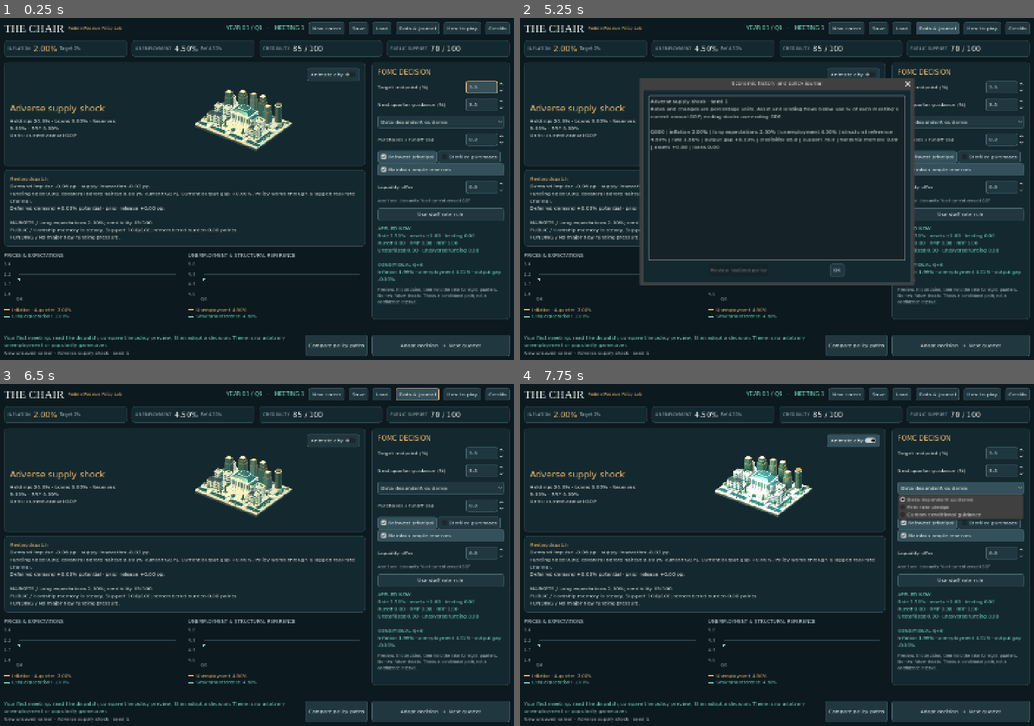
Above: before the commit, frames 1-4 (two rows, left to right).
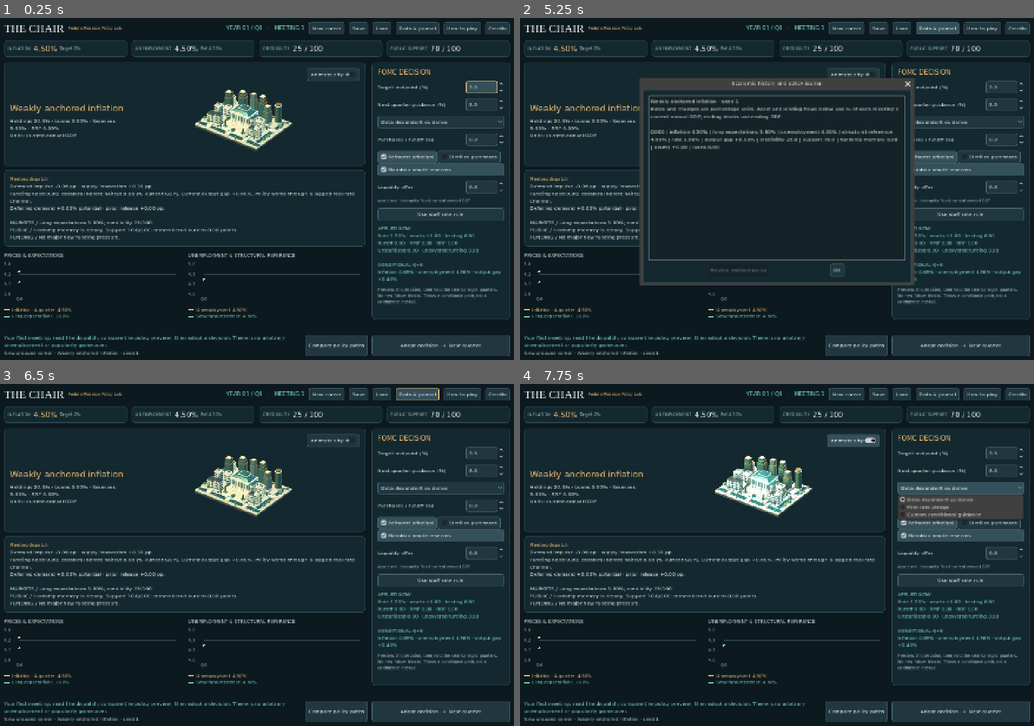
Above: after the commit, the same moments.

Repository: ihearttokyo/fed-chairman-game
Game: Godot game, scene res://main.tscn
Same seed, same stepped clock (60 frames per second), same inputs: the game is played once before the commit and once after it.
Inputs:
- Up to frame 1 (0.25 s): no input
- Up to frame 2 (5.25 s): click "How to play" at 0.5 s; click "New career" at 1.25 s; click "New career" at 2 s; click "Adopt decision → Next quarter" at 2.75 s; click "Adopt decision → Next quarter" at 3.5 s; click "OK" at 4.25 s; click "Data & journal" at 5 s
- Up to frame 3 (6.5 s): click "OK" at 5.75 s
- Up to frame 4 (7.75 s): click "Animate city" at 6.5 s; click "Data-dependent guidance" at 7.25 s

The runs differ from the first frame. In frame 1, 0.5% of the frame differs, in the area x 0-91%, y 8-99%; in frame 2, 0.5%; in frame 3, 0.5%; in frame 4, 0.5%.

Commit message:
Default play to a qualified inflation credibility challenge

Diff:
--- a/game/play/main.gd
+++ b/game/play/main.gd
@@ -131,7 +131,7 @@
 		charts.append(chart)
 		keyboard_controls.append(chart)
 	_build_policy(body, actions)
-	_start_career("supply_shock", 1)
+	_start_career("unanchored_inflation", 1)
 	keyboard_controls.append(scroll)
 	_link_focus(_keyboard_focus_order())
 	rate.get_line_edit().grab_focus.call_deferred()
@@ -788,10 +788,12 @@
 	for case_id in career.cases:
 		scenario.add_item(career.cases[case_id].label)
 		scenario.set_item_metadata(scenario.item_count - 1, case_id)
+		if case_id == "unanchored_inflation":
+			scenario.select(scenario.item_count - 1)
 	box.add_child(scenario)
 	seed_input = _spin(box, "Scenario seed", 1, 2147483647, 1, "Same scenario and seed reproduce the path within the same engine and model.")
 	seed_input.value = 1
-	_label(box, "Start with the baseline or supply shock. Weakly anchored inflation is a long recovery. Recurring crises adds unpredictable later episodes.", 13, MUTED)
+	_label(box, "Default challenge: weakly anchored inflation; holding rates prolongs inflation.\nBaseline and supply shock are practice labs. Recurring crises adds later episodes.", 13, MUTED)
 	dialog.confirmed.connect(func():
 		_apply_input(seed_input)
 		_start_career(scenario.get_item_metadata(scenario.selected), int(seed_input.value))
--- /dev/null
+++ b/game/tests/challenge_test.gd
@@ -0,0 +1,83 @@
+extends SceneTree
+
+const Career = preload("res://play/career.gd")
+const SEEDS := [0, 1, 2, 3, 4, 5, 6, 7, 8, 9, 10, 11, 12, 13, 14, 15,
+	101, 137, 211, 307, 401, 509, 613, 719, 823, 929, 1031, 1151, 1277, 1429, 1559, 1723]
+var failures := 0
+
+func check(condition: bool, message: String) -> void:
+	if not condition:
+		failures += 1
+		printerr("FAIL: " + message)
+
+func _initialize() -> void:
+	call_deferred("run")
+
+func recovered_state(s: Dictionary) -> bool:
+	return abs(s.four_quarter_inflation_pct - 2.0) <= 1.0 and abs(s.output_gap_pct) <= 1.0 \
+		and s.unemployment_rate_pct <= s.structural_unemployment_pct + 1.5
+
+func run() -> void:
+	var boundary := {"four_quarter_inflation_pct": 3.0, "output_gap_pct": -1.0,
+		"unemployment_rate_pct": 6.0, "structural_unemployment_pct": 4.5}
+	check(recovered_state(boundary), "established recovery bands include their boundaries")
+	boundary.unemployment_rate_pct += 0.000001
+	check(not recovered_state(boundary), "balanced prices and output cannot hide excess unemployment")
+	var game = load("res://main.tscn").instantiate()
+	root.add_child(game)
+	await process_frame
+	check(game.career.scenario_id == "unanchored_inflation", "startup uses the inflation-credibility challenge, not a quiet lab")
+	var preserved: PackedByteArray = game.career.encode()
+	game._new_dialog()
+	check(game.scenario.get_item_metadata(game.scenario.selected) == "unanchored_inflation", "New defaults to the challenge without replacing active play")
+	check(game.scenario.item_count == game.career.cases.size() and game.career.cases.has("base"), "all laboratory scenarios remain available")
+	check(game.career.encode() == preserved, "opening the chooser preserves unsaved play")
+	var dialog: AcceptDialog = game.get_child(game.get_child_count() - 1)
+	dialog.get_ok_button().pressed.emit()
+	check(game.career.scenario_id == "unanchored_inflation" and game.career.seed_value == 1, "untouched New commits the actual seed1 challenge")
+	await process_frame
+	game.free()
+
+	var costs := {"hold": [], "feedback": []}
+	var recovered := {"hold": 0, "feedback": 0}
+	for seed_number in SEEDS:
+		var paths := [Career.new(), Career.new()]
+		for career in paths:
+			check(career.start("unanchored_inflation", seed_number).ok, "challenge starts seed%d" % seed_number)
+		check(paths[0].shocks == paths[1].shocks, "paired policies face identical seeded shocks")
+		for index in range(paths.size()):
+			var career = paths[index]
+			var kind: String = "hold" if index == 0 else "feedback"
+			var cost := 0.0
+			for quarter in range(96):
+				var result: Dictionary = career.advance(career.model.benchmark_policy(career.state, career.params, kind))
+				if not result.ok:
+					check(false, "%s seed%d Q%d: %s" % [kind, seed_number, quarter + 1, result.error])
+					break
+				cost += abs(career.state.four_quarter_inflation_pct - 2.0) + maxf(0.0, career.state.unemployment_rate_pct - career.state.structural_unemployment_pct)
+			check(career.state.quarter_index == 96 and is_finite(cost), "both strategies reach96 without resets or numerical failure")
+			var inside := recovered_state(career.state)
+			recovered[kind] += int(inside)
+			costs[kind].append(cost)
+			print("CHALLENGE seed%d %s cumulative_miss=%.6f recovered=%s inflation=%.6f gap=%.6f" % [seed_number, kind, cost, inside, career.state.four_quarter_inflation_pct, career.state.output_gap_pct])
+			if seed_number == 1:
+				check(inside if kind == "feedback" else not inside, "seed1 is recoverable with active policy, not passive advance")
+				var replay := Career.new()
+				check(replay.restore(bytes_to_var(career.encode())).ok and replay.history == career.history, "both seed1 paths replay losslessly")
+				var before: PackedByteArray = career.encode()
+				var policy: Dictionary = career.model.benchmark_policy(career.state, career.params, kind)
+				var preview: Dictionary = career.forecast(policy)
+				career.shocks[100].supply_innovation_pct = 9.0
+				check(career.forecast(policy) == preview and career.state == replay.state, "challenge forecast cannot inspect unknown future inputs or mutate the economy")
+				check(career.restore(bytes_to_var(before)).ok, "forecast probe restores exactly without save-file writes")
+	for kind in costs:
+		costs[kind].sort()
+	var held_median: float = (costs.hold[15] + costs.hold[16]) / 2.0
+	var active_median: float = (costs.feedback[15] + costs.feedback[16]) / 2.0
+	check(held_median > 96.0, "passive median mandate miss is material, not roundoff or quiet equilibrium")
+	check(active_median < 0.8 * held_median, "active policy reduces median cumulative mandate miss by at least20percent")
+	check(recovered.feedback >= 16 and recovered.hold <= 8, "challenge is recoverable without rewarding passive advance")
+	print("CHALLENGE SUMMARY seeds=32 quarters=96 hold_median=%.6f feedback_median=%.6f recovered=%s" % [held_median, active_median, recovered])
+	if failures == 0:
+		print("PASS: default challenge,32 paired careers, policy-sensitive recovery and exact replay")
+	quit(1 if failures else 0)
--- a/game/tests/keyboard_test.gd
+++ b/game/tests/keyboard_test.gd
@@ -217,8 +217,8 @@
 	await key(root, KEY_N, true)
 	chooser = game.get_child(game.get_child_count() - 1) as AcceptDialog
 	await key(chooser, KEY_SPACE)
-	await key(game.scenario.get_popup(), KEY_DOWN)
-	await key(game.scenario.get_popup(), KEY_DOWN)
+	await key(game.scenario.get_popup(), KEY_UP)
+	await key(game.scenario.get_popup(), KEY_UP)
 	await key(game.scenario.get_popup(), KEY_ENTER)
 	await key(chooser, KEY_TAB)
 	await key(chooser, KEY_A, true)
--- a/game/tests/ui_test.gd
+++ b/game/tests/ui_test.gd
@@ -915,7 +915,7 @@
 	check(game.seed_input.tooltip_text.contains("scenario and seed") and game.seed_input.tooltip_text.contains("same engine and model"), "seed tooltip qualifies every input needed to reproduce the path")
 	check(game.career.encode() == before_new and game._policy() == staged_before_new, "opening seeded disclosure leaves the active career and staged policy unchanged")
 	dialog.get_ok_button().pressed.emit()
-	check(game.career.seed_value == 1 and game.career.scenario_id == "base", "untouched new-career dialog uses its default seed and scenario")
+	check(game.career.seed_value == 1 and game.career.scenario_id == "unanchored_inflation", "untouched new-career dialog uses its default seed and challenge")
 	check(dialog.visible and dialog.is_queued_for_deletion(), "dialog stays valid until the accessibility action finishes")
 	await process_frame
 	game._new_dialog()
Not shown, changed: game/README.md
Not shown, changed: scripts/test-game.sh
